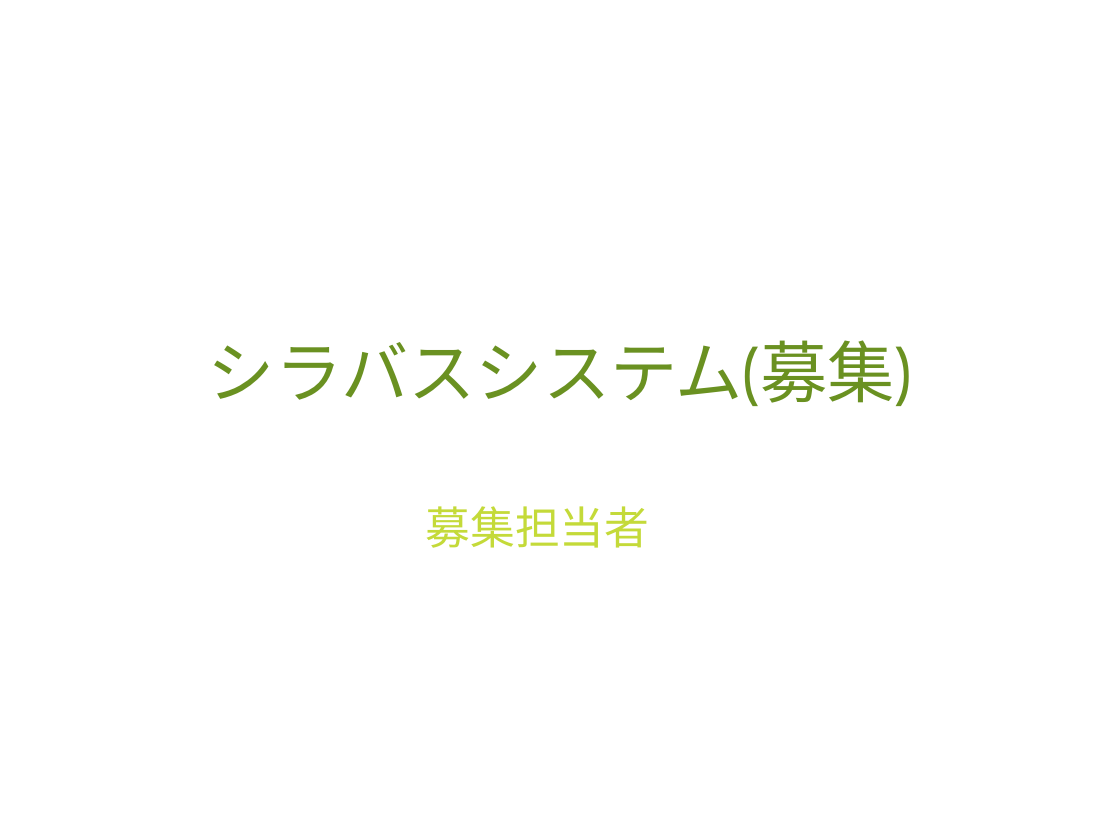
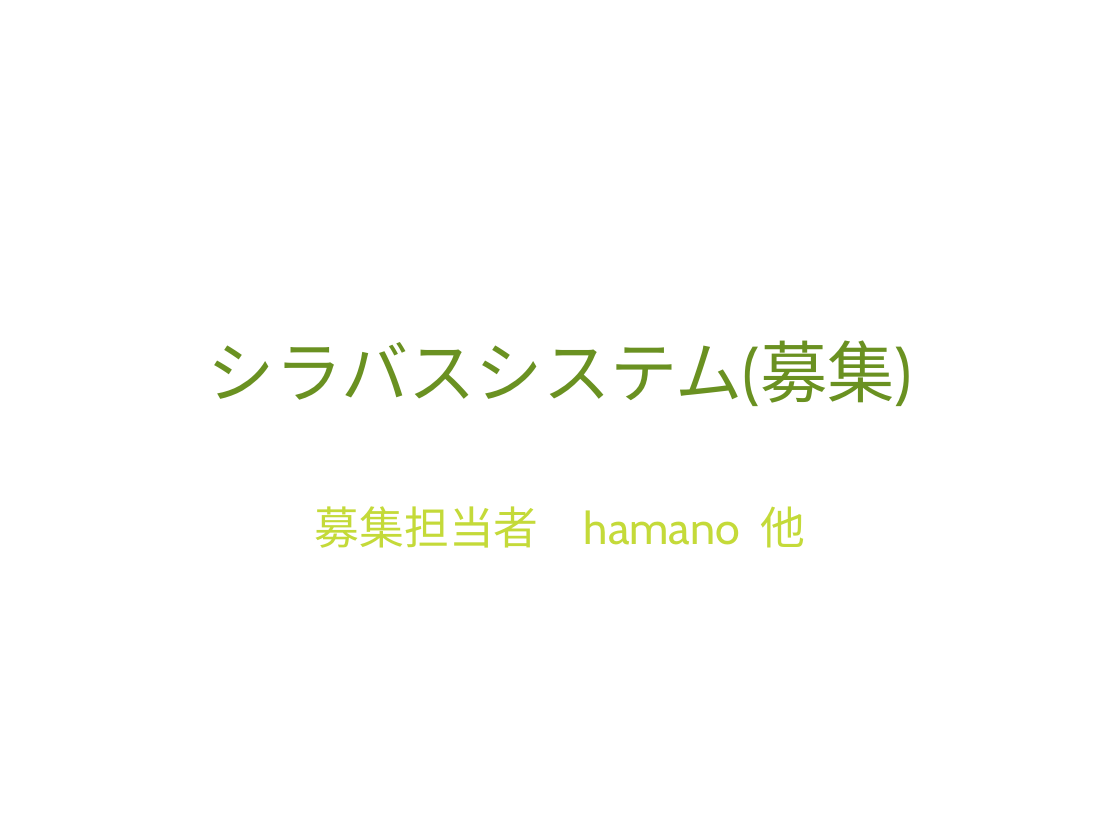
Before and after one commit to opu-yokotalab/syllabus-document, a slide deck: slide 1 of komiyama/募集.ppt. Drawn at 1120x840 pixels with LibreOffice and Linux fonts; fonts in the diff are those of the drawing; background and template pictures are left out. Boxes give left, top, right and bottom in pixels: in the first picture for what was removed or moved away, otherwise in the second. Text is boxed around its words. In the diff, an @@ line names an element or a change of style, - is before the commit and + after.

```diff
--- a/komiyama/募集.ppt
+++ b/komiyama/募集.ppt
@@ subtitle at box(315, 506, 806, 548): text changed @@
-募集担当者
+募集担当者 hamano 他
```
Also in this commit, not shown: 4 other slides changed.
